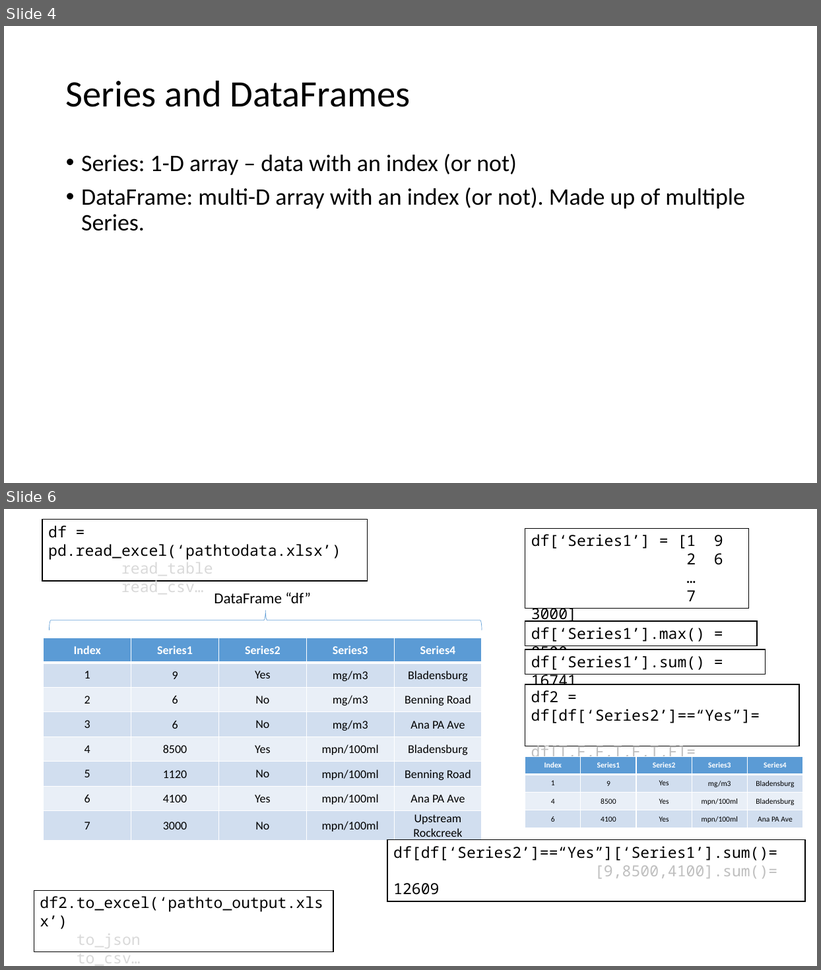
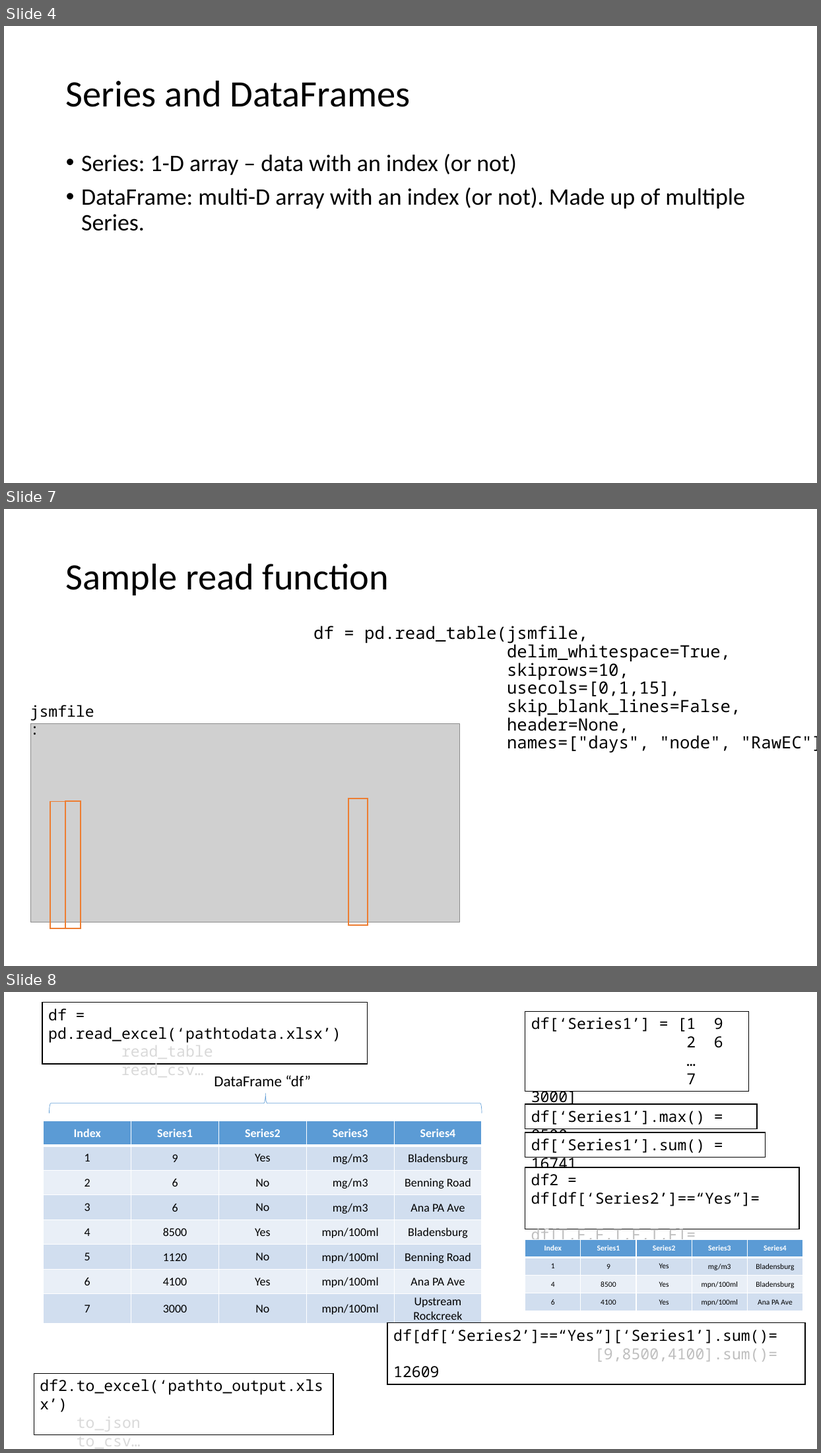
Before and after one commit to LimnoTech/Python-Data-Analysis-Course, a slide deck: Day2/UsingPandas/Introduction to Pandas.pptx. Shown one above the other, each under a label of ours: slides 4 and 6 before the commit, slides 4, 7 and 8 after it; the slides between them are not shown. The pictures are 821x970 and 821x1453 pixels, drawn with LibreOffice and Linux fonts; fonts in the diff are those of the drawing; grey boxes stand for pictures. Boxes give left, top, right and bottom in pixels: in the first picture for what was removed or moved away, otherwise in the second. Text is boxed around its words. In the diff, an @@ line names an element or a change of style, - is before the commit and + after.

```diff
--- a/Day2/UsingPandas/Introduction to Pandas.pptx
+++ b/Day2/UsingPandas/Introduction to Pandas.pptx
@@ slide 7 added at (x1=4, y1=509, x2=817, y2=966), background #FFFFFF @@
@@ title added at (x1=66, y1=563, x2=389, y2=595), 44 pt, text #000000 @@
+Sample read function
@@ text added at (x1=314, y1=626, x2=817, y2=753), 20 pt, text #000000 @@
+df = pd.read_table(jsmfile,
+delim_whitespace=True,
+skiprows=10,
+usecols=[0,1,15],
+skip_blank_lines=False,
+header=None,
+names=["days", "node", "RawEC"])
@@ text added at (x1=30, y1=705, x2=94, y2=720), 18 pt, text #000000 @@
+jsmfile:
@@ picture added at (x1=31, y1=724, x2=460, y2=923) @@
@@ rectangle added at (x1=50, y1=802, x2=65, y2=929), outline #ED7D31 1.5 pt @@
@@ rectangle added at (x1=65, y1=802, x2=81, y2=929), outline #ED7D31 1.5 pt @@
@@ rectangle added at (x1=349, y1=799, x2=368, y2=926), outline #ED7D31 1.5 pt @@
@@ what was slide 6 is now slide 8 @@
```
Also in this commit, not shown: 1 slide changed, 4 other slides added, 8 other files.
